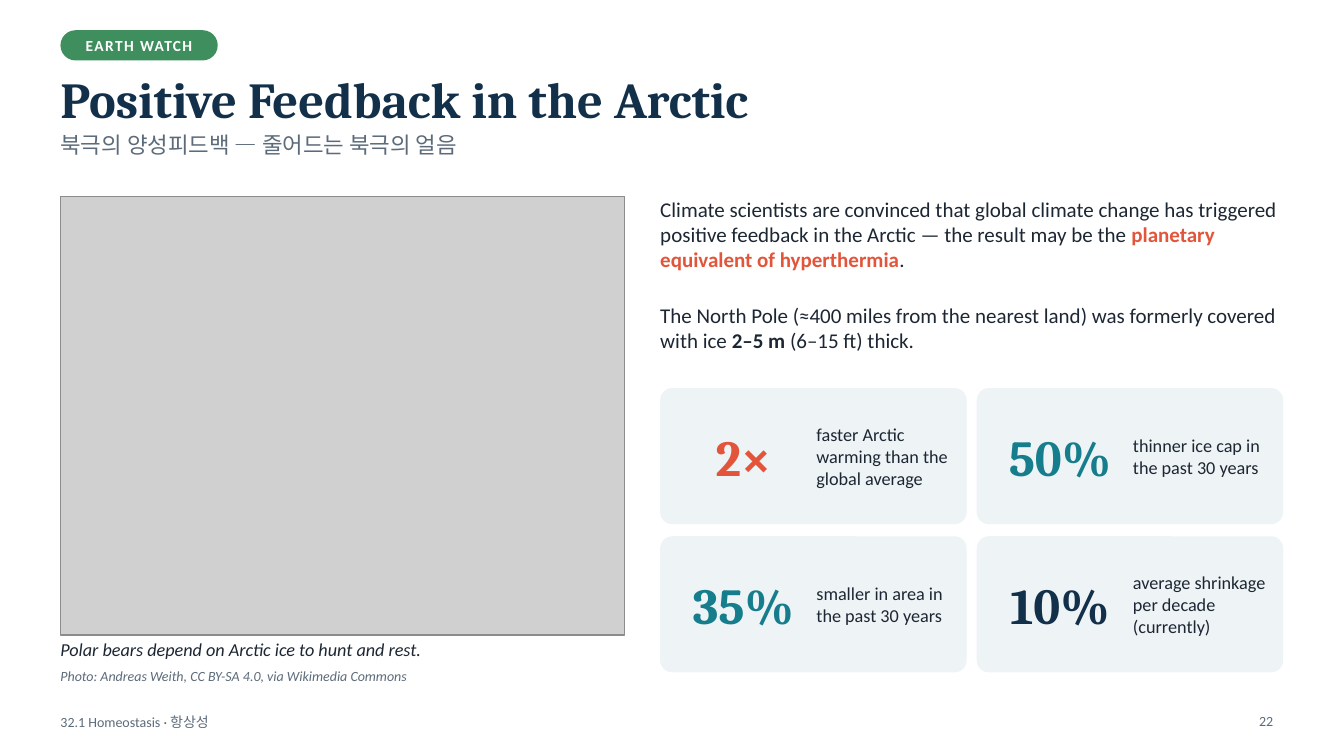
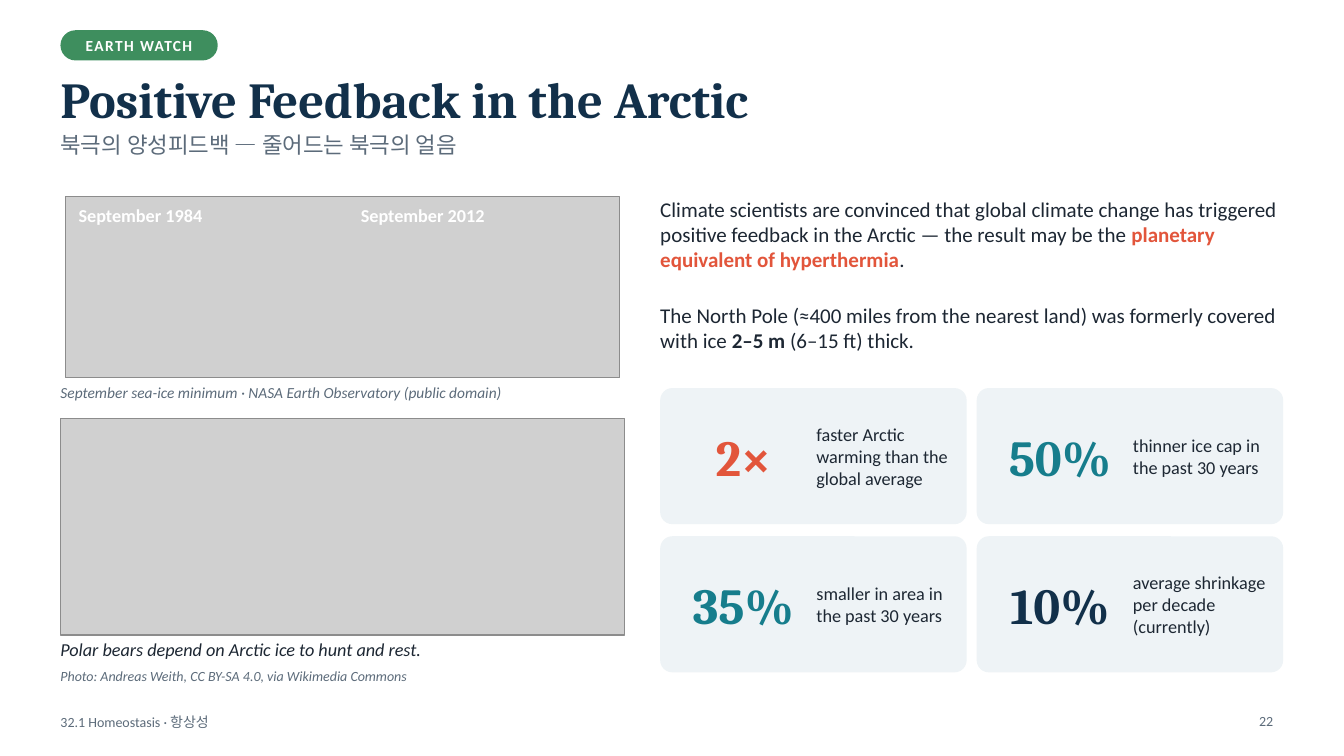
Before and after one commit to coula0908/biology, a slide deck: slide 22 of 32.1_homeostasis/32.1_Homeostasis.pptx. Drawn at 1344x756 pixels with LibreOffice and Linux fonts; fonts in the diff are those of the drawing; grey boxes stand for pictures. Boxes give left, top, right and bottom in pixels: in the first picture for what was removed or moved away, otherwise in the second. Text is boxed around its words. In the diff, an @@ line names an element or a change of style, - is before the commit and + after.

```diff
--- a/32.1_homeostasis/32.1_Homeostasis.pptx
+++ b/32.1_homeostasis/32.1_Homeostasis.pptx
@@ picture added at [66,197,620,378] @@
@@ text added at [79,210,202,224], 13 pt, text #FFFFFF, bold @@
+September 1984
@@ text added at [361,210,485,224], 13 pt, text #FFFFFF, bold @@
+September 2012
@@ text added at [60,387,501,401], 11 pt, text #5C6B7A, italic @@
+September sea-ice minimum · NASA Earth Observatory (public domain)
@@ picture: place and size @@
-picture at [60,197,625,635]
+picture at [60,418,625,635]
```
Also in this commit, not shown: 2 other slides changed, 11 other files.
